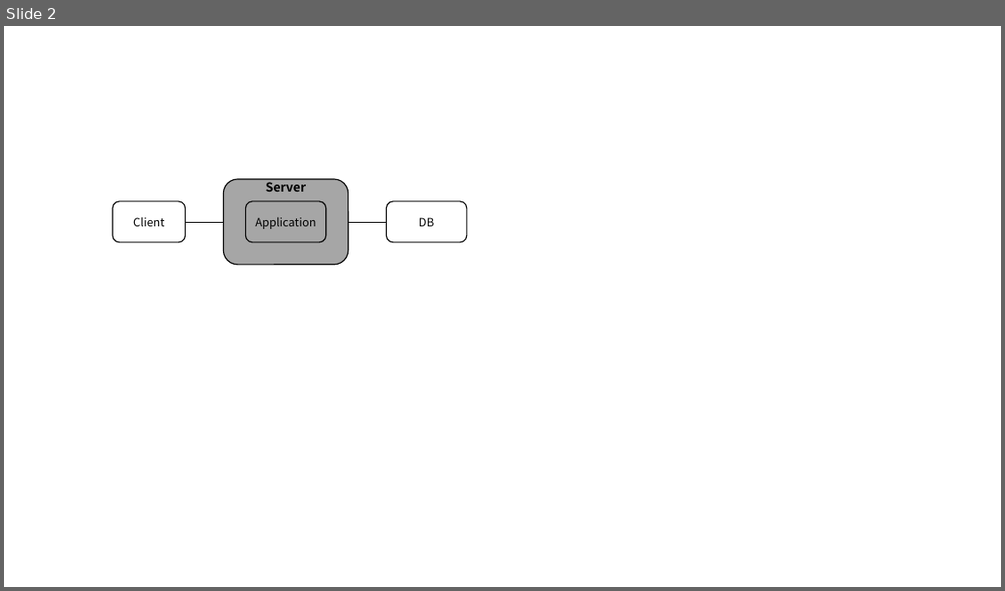
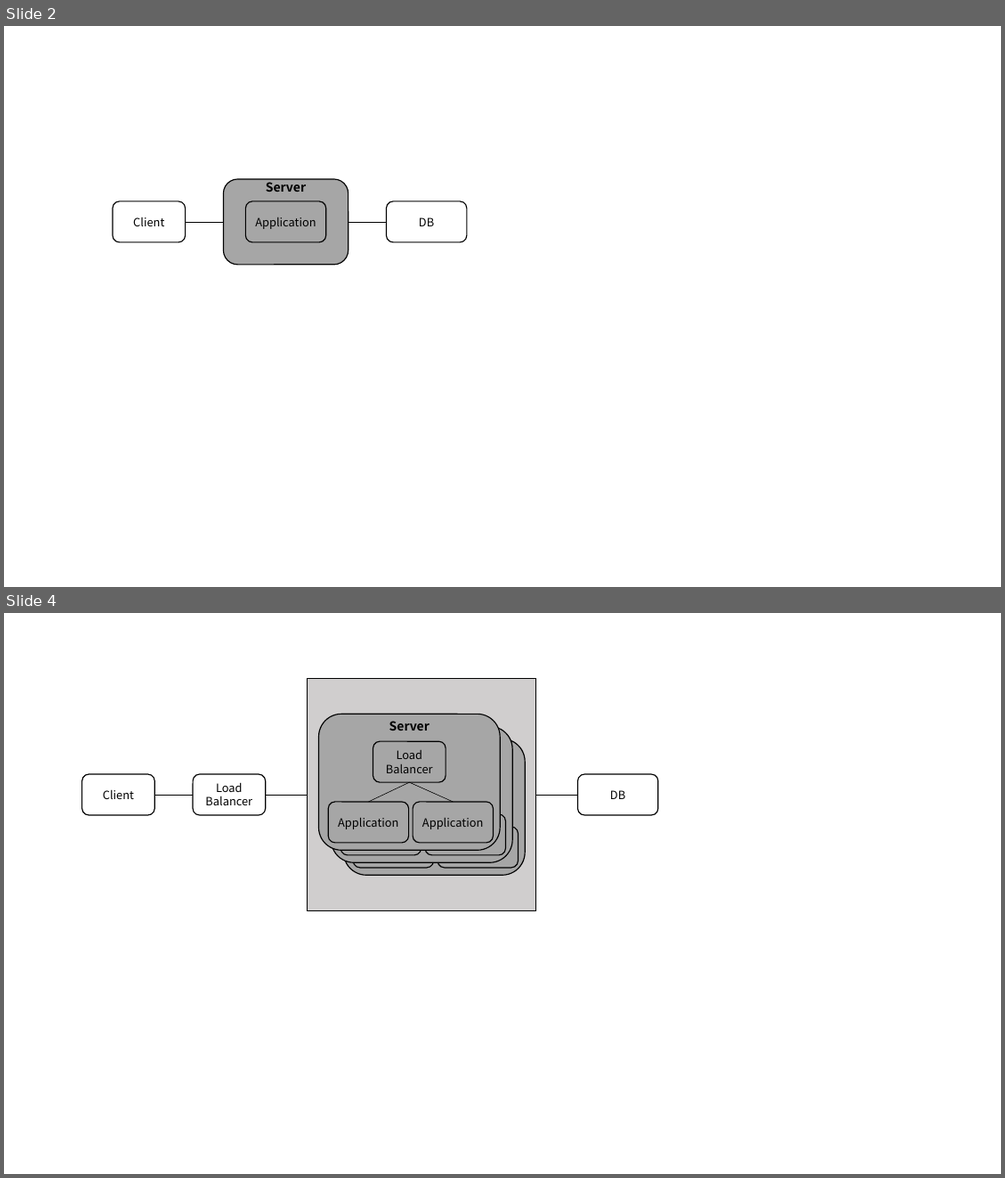
Before and after one commit to Oraindrop/oraindrop.github.io, a slide deck: assets/ppt/ServerSetting.pptx. Shown one above the other, each under a label of ours: slide 2 before the commit, slides 2 and 4 after it; the slides between them are not shown. The pictures are 1005x591 and 1005x1178 pixels, drawn with LibreOffice and Linux fonts; fonts in the diff are those of the drawing. Boxes give left, top, right and bottom in pixels: in the first picture for what was removed or moved away, otherwise in the second. Text is boxed around its words. In the diff, an @@ line names an element or a change of style, - is before the commit and + after.

```diff
--- a/assets/ppt/ServerSetting.pptx
+++ b/assets/ppt/ServerSetting.pptx
@@ slide 4 added at box(4, 613, 1001, 1174), background #FFFFFF @@
@@ group added at box(81, 679, 658, 910): 13 rounded rectangles, 5 lines, 1 rectangle @@
+Load Balancer
+DB
+Client
+Server
+Application
+Application
+Server
+Application
+Application
+Server
+Application
+Load Balancer
+Application
```
Also in this commit, not shown: 1 other slide added, 2 other files.
